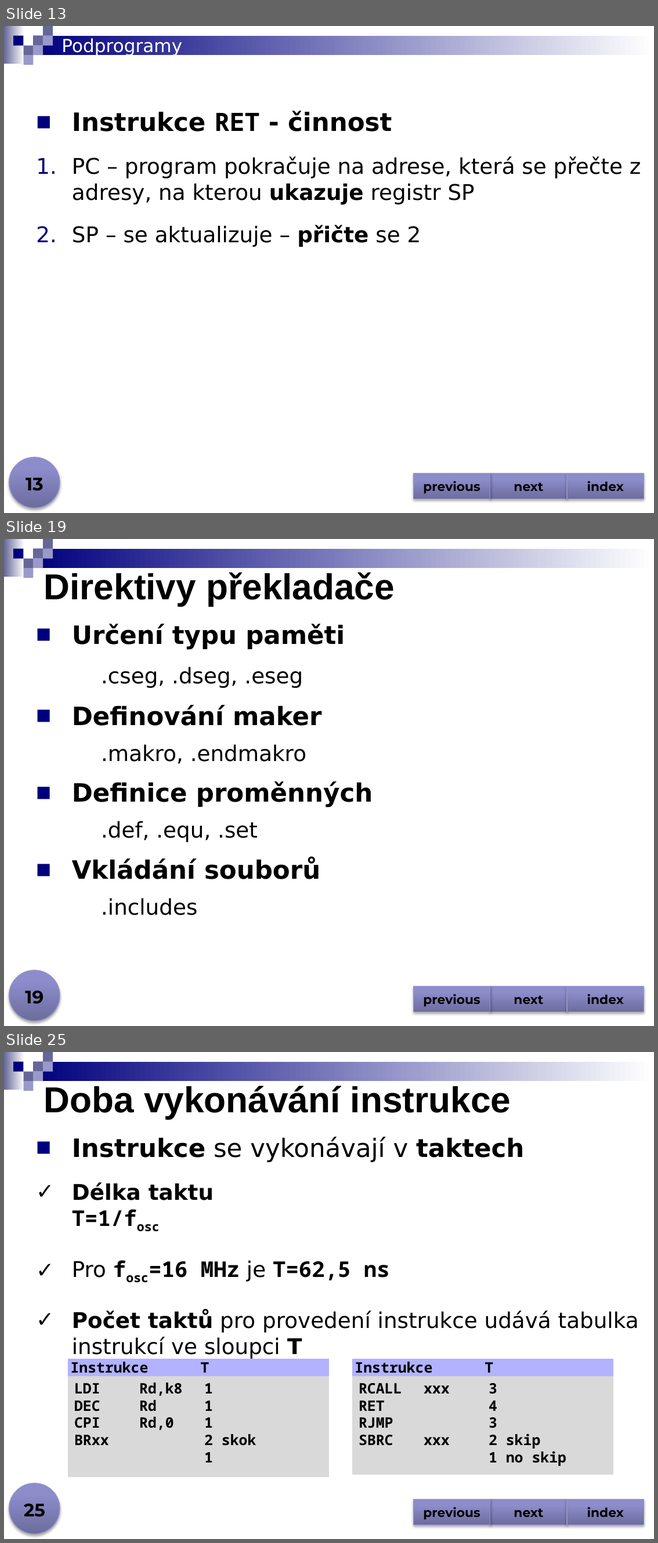
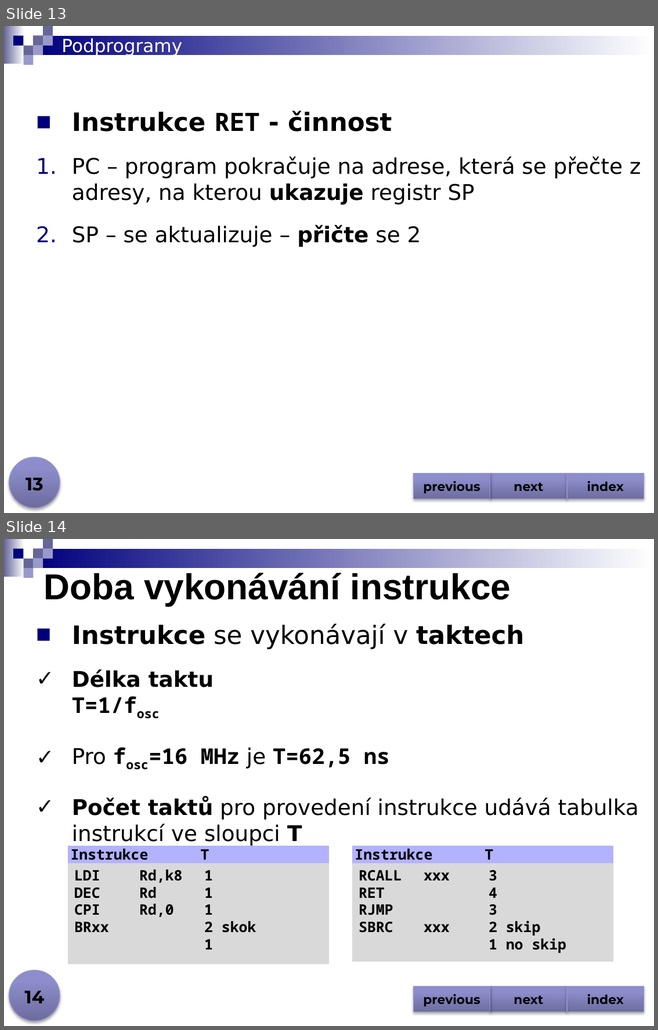
Before and after one commit to jjasik/spse, a slide deck: tridy/progres/files/2026-2027/mit/avr_instrukce.pptx. Shown one above the other, each under a label of ours: slides 13, 19 and 25 before the commit, slides 13 and 14 after it; the slides between them are not shown. The pictures are 658x1543 and 658x1030 pixels, drawn with LibreOffice and Linux fonts; fonts in the diff are those of the drawing. Boxes give left, top, right and bottom in pixels: in the first picture for what was removed or moved away, otherwise in the second. Text is boxed around its words. In the diff, an @@ line names an element or a change of style, - is before the commit and + after.

```diff
--- a/tridy/progres/files/2026-2027/mit/avr_instrukce.pptx
+++ b/tridy/progres/files/2026-2027/mit/avr_instrukce.pptx
@@ slide 19 removed at bbox=[4, 539, 654, 1026], background #FFFFFF; not listed: 9 template elements that a slide beside it also shows @@
@@ title removed at bbox=[44, 572, 394, 606] @@
-Direktivy překladače
@@ text removed at bbox=[72, 624, 372, 915] @@
-■ Určení typu paměti
-.cseg, .dseg, .eseg
-■ Definování maker
-.makro, .endmakro
-■ Definice proměnných
-.def, .equ, .set
-■ Vkládání souborů
-.includes
@@ ellipse removed at bbox=[9, 971, 60, 1021] @@
@@ page number removed at bbox=[25, 991, 43, 1004] @@
-19
@@ action button blank removed at bbox=[413, 987, 490, 1012] @@
-previous
@@ action button blank removed at bbox=[490, 987, 567, 1012] @@
-next
@@ action button blank removed at bbox=[567, 987, 643, 1012] @@
-index
@@ what was slide 25 is now slide 14 @@
@@ page number at bbox=[25, 991, 45, 1004]: text changed @@
-25
+14
```
Also in this commit, not shown: 1 slide changed, 17 other slides removed, 7 other files.
